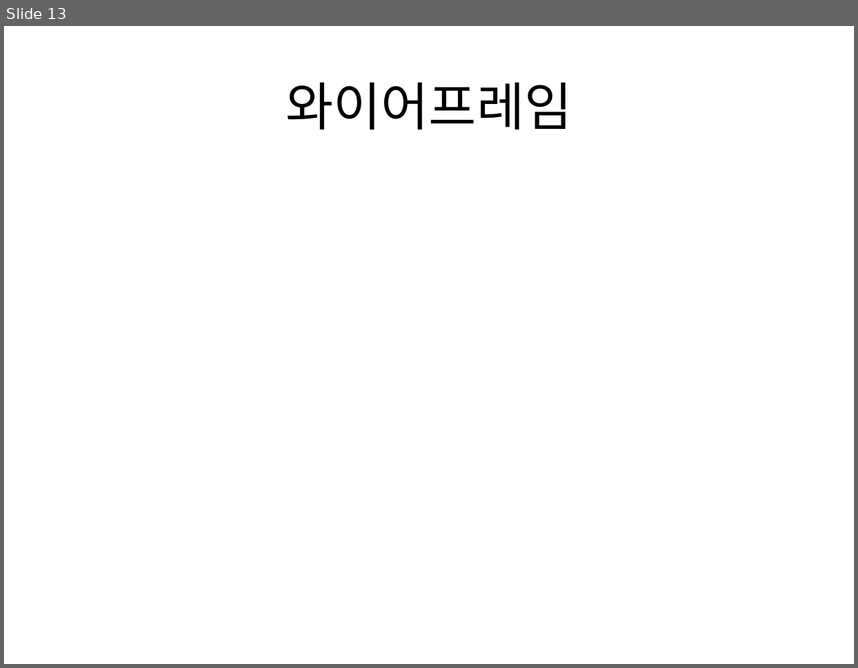
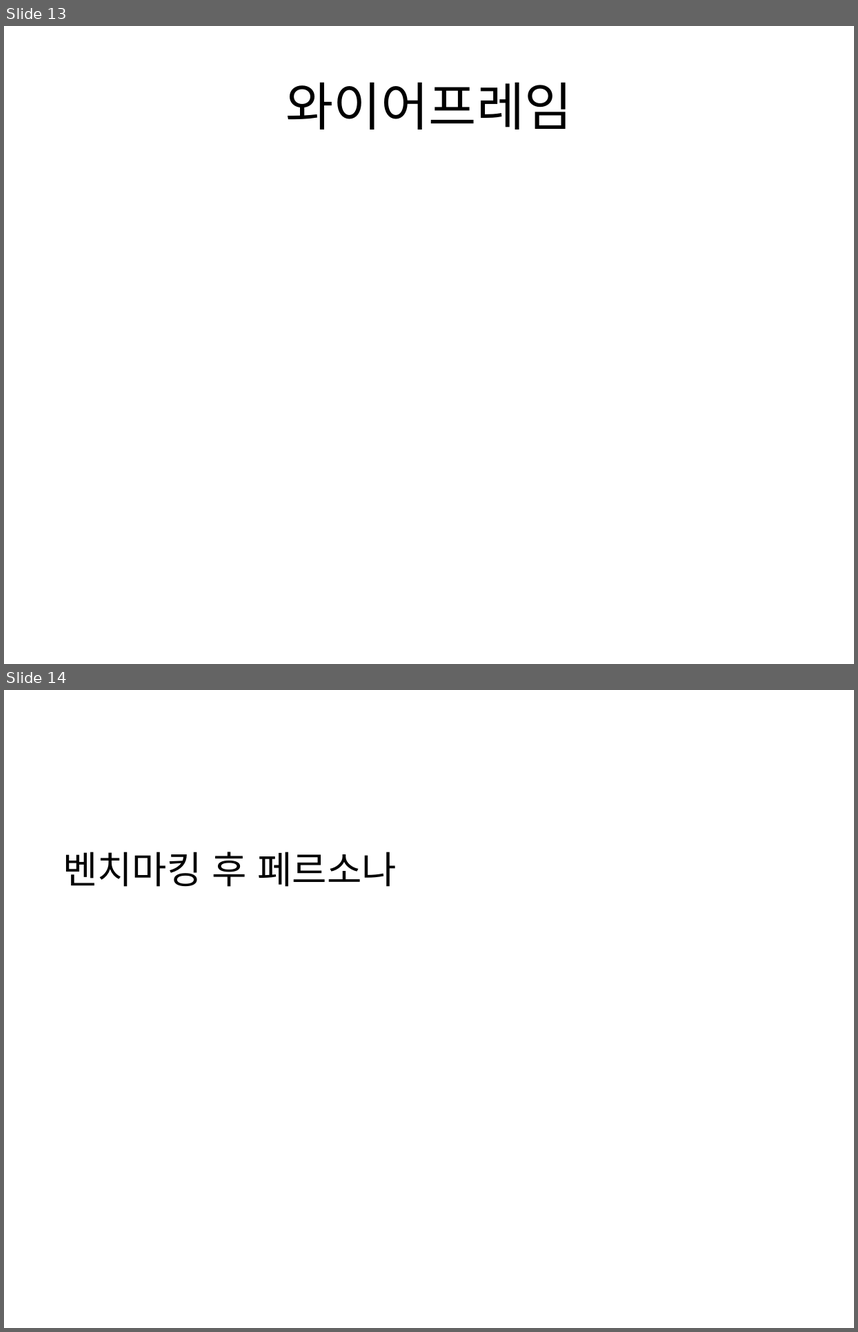
Before and after one commit to gns11/ex, a slide deck: UIUX요구분석-안종훈..pptx. Shown one above the other, each under a label of ours: slide 13 before the commit, slides 13 and 14 after it. The pictures are 858x668 and 858x1332 pixels, drawn with LibreOffice and Linux fonts; fonts in the diff are those of the drawing. Boxes give left, top, right and bottom in pixels: in the first picture for what was removed or moved away, otherwise in the second. Text is boxed around its words. In the diff, an @@ line names an element or a change of style, - is before the commit and + after.

```diff
--- a/UIUX요구분석-안종훈..pptx
+++ b/UIUX요구분석-안종훈..pptx
@@ slide 14 added at (4, 690, 854, 1328), background #FFFFFF @@
@@ text added at (63, 851, 397, 887), 32 pt, text #000000 @@
+벤치마킹 후 페르소나
```
Also in this commit, not shown: 2 slides changed.
